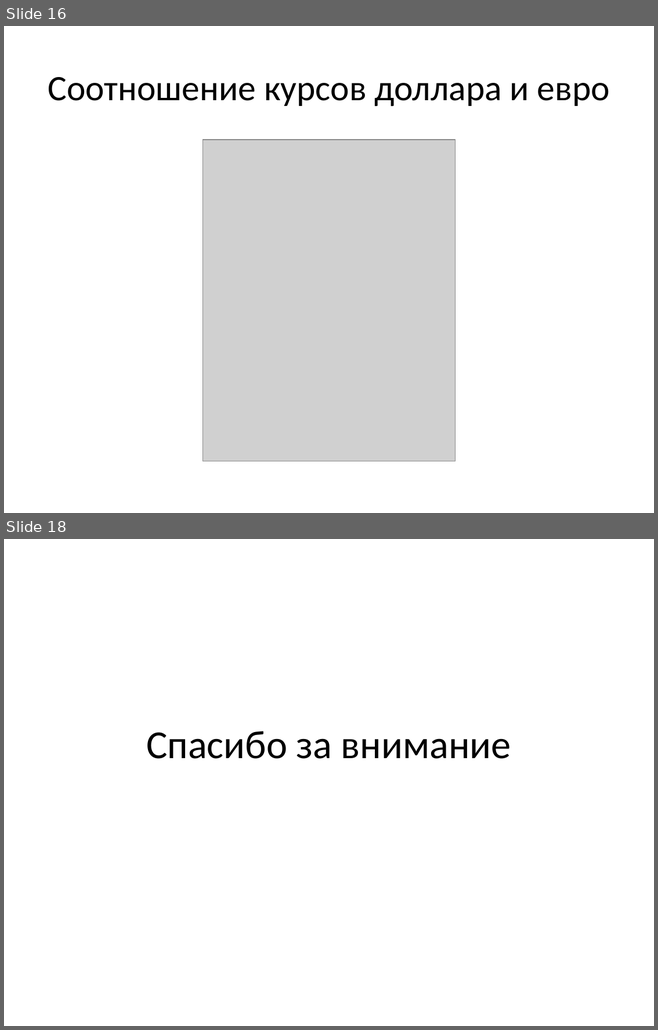
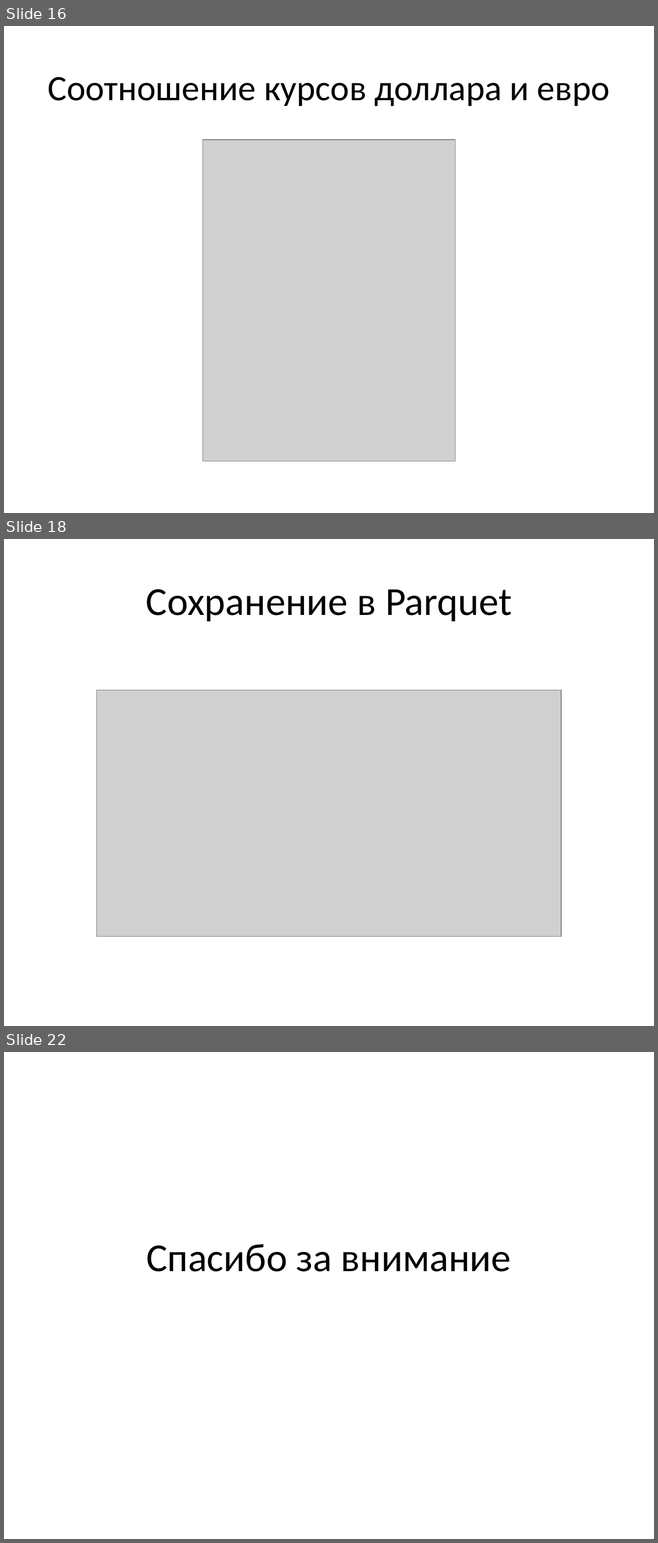
Before and after one commit to MaximNosko/KKR, a slide deck: Анализ эпидемиологических и экономических показателей в период пандемии.pptx. Shown one above the other, each under a label of ours: slides 16 and 18 before the commit, slides 16, 18 and 22 after it; the slides between them are not shown. The pictures are 658x1030 and 658x1543 pixels, drawn with LibreOffice and Linux fonts; fonts in the diff are those of the drawing; grey boxes stand for pictures. Boxes give left, top, right and bottom in pixels: in the first picture for what was removed or moved away, otherwise in the second. Text is boxed around its words. In the diff, an @@ line names an element or a change of style, - is before the commit and + after.

```diff
--- a/Анализ эпидемиологических и экономических показателей в период пандемии.pptx
+++ b/Анализ эпидемиологических и экономических показателей в период пандемии.pptx
@@ slide 18 added at box(4, 539, 654, 1026), background #FFFFFF @@
@@ title added at box(146, 589, 511, 621), 44 pt, text #000000 @@
+Сохранение в Parquet
@@ picture added at box(97, 690, 561, 936) @@
@@ what was slide 18 is now slide 22 @@
```
Also in this commit, not shown: 2 slides changed, 3 other slides added, 6 other files.
